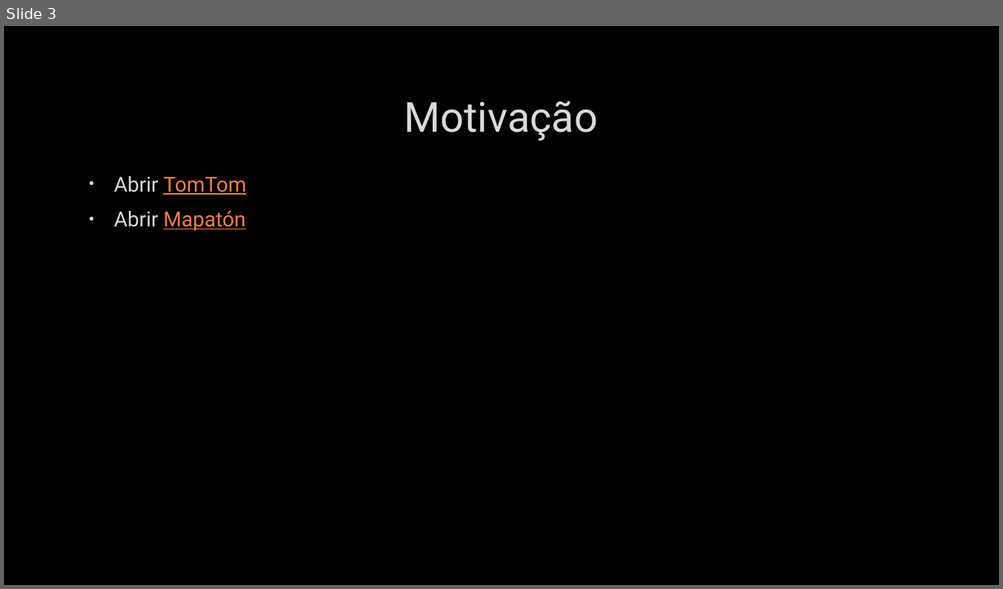
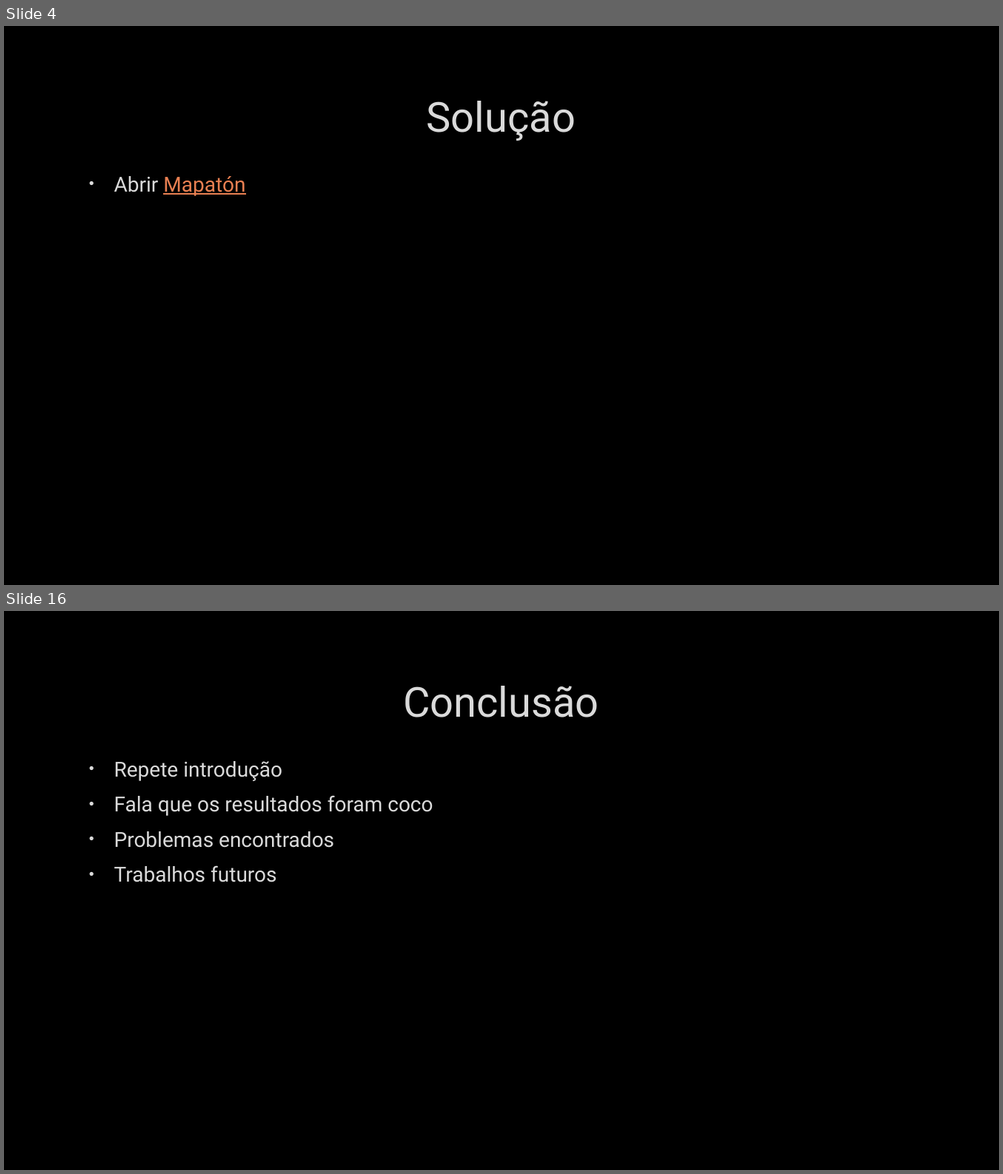
Before and after one commit to whschettert/ACO-Algorithm-for-Shortest-Path, a slide deck: Um Algoritmo de Colônia de Formigas para Otimização.pptx. Shown one above the other, each under a label of ours: slide 3 before the commit, slides 4 and 16 after it; the slides between them are not shown. The pictures are 1003x589 and 1003x1174 pixels, drawn with LibreOffice and Linux fonts; fonts in the diff are those of the drawing; background and template pictures are left out. Boxes give left, top, right and bottom in pixels: in the first picture for what was removed or moved away, otherwise in the second. Text is boxed around its words. In the diff, an @@ line names an element or a change of style, - is before the commit and + after.

```diff
--- a/Um Algoritmo de Colônia de Formigas para Otimização.pptx
+++ b/Um Algoritmo de Colônia de Formigas para Otimização.pptx
@@ slide 16 added at box(4, 611, 999, 1170), background picture (left out) @@
@@ title added at box(403, 686, 598, 718), 40 pt, text #DADADA @@
+Conclusão
@@ text added at box(114, 761, 432, 883), 20 pt, text #DADADA @@
+• Repete introdução
+• Fala que os resultados foram coco
+• Problemas encontrados
+• Trabalhos futuros
@@ what was slide 3 is now slide 4 @@
@@ slide 4 changed as well @@
@@ title at box(427, 101, 575, 141): text changed @@
-Motivação
+Solução
@@ text at box(114, 176, 246, 195): paragraph removed @@
-• Abrir TomTom
```
Also in this commit, not shown: 1 other slide changed, 14 other slides added, 2 slides removed.
